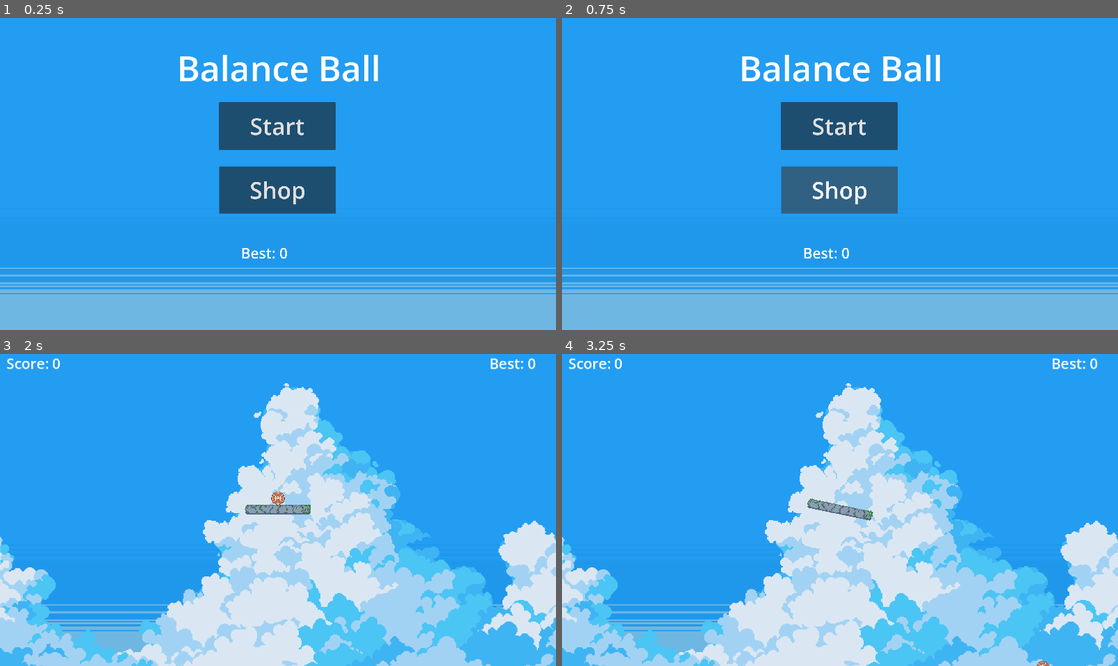
Above: before the commit, frames 1-4 (two rows, left to right).
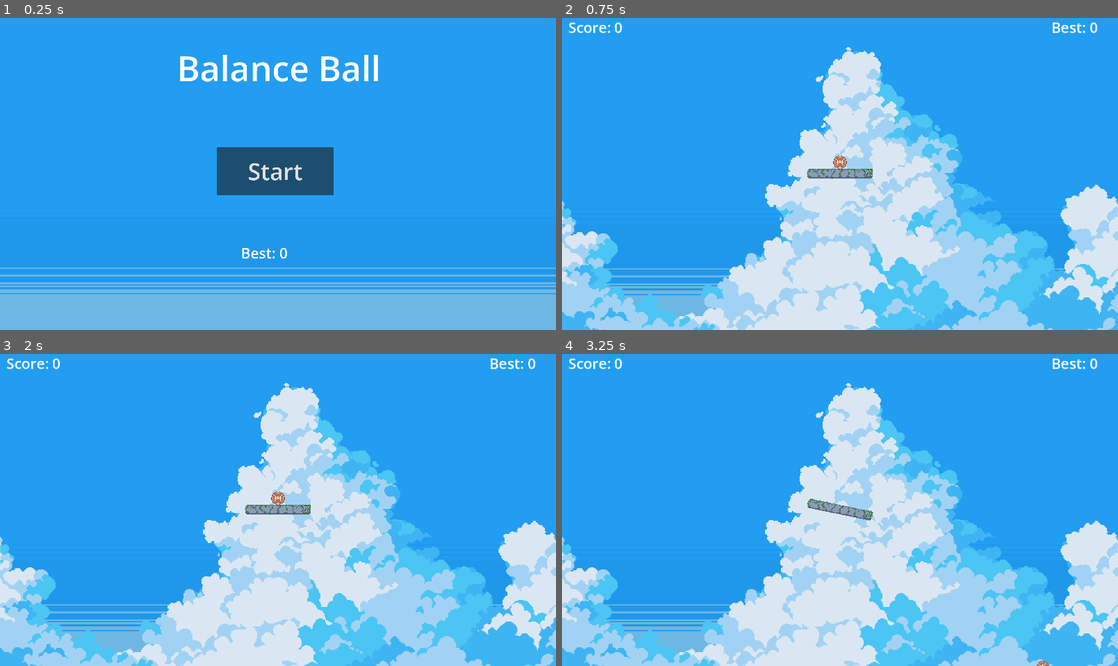
Above: after the commit, the same moments.

Repository: Mai-Anshhh/BalanceBall
Game: Godot game, scene res://scene/main_menu.tscn
The game is run twice, just before and just after one commit, with the same random seed, the same clock (stepped at 60 frames per second) and the same inputs.
Inputs (mouse positions are in pixels of both pictures, inside the frame that each line leads up to):
- Up to frame 1 (0.25 s): no input
- Up to frame 2 (0.75 s): click (840, 189) at 0.5 s, where only the run before the commit has a clickable "Shop"
- Up to frame 3 (2 s): click (278, 463) at 1.25 s, where only the run before the commit has a clickable "Start"
- Up to frame 4 (3.25 s): tap Enter at 2 s; move the mouse to (962, 494) at 2.02 s; hold Right (ui_right) 2.03-2.78 s; tap Alt at 2.1 s; click (962, 494) at 2.17 s; move the mouse to (728, 525) at 2.77 s; hold Down from 2.78 s (still down); tap Shift at 2.85 s

The runs differ from the first frame. In frame 1, 5.8% of the frame differs, in the area x 39-61%, y 26-63%; in frame 2, 44%, in the area x 0-100%, y 1-100%; in frame 3, less than 0.1%; in frame 4, less than 0.1%.

Commit message:
added sound

Diff:
--- a/project.godot
+++ b/project.godot
@@ -18,6 +18,7 @@
 [autoload]
 
 Global="*uid://cug4gso05b2it"
+Bg="*uid://de7rynjtf1dmx"
 
 [display]
 
--- /dev/null
+++ b/scene/bg.tscn
@@ -0,0 +1,9 @@
+[gd_scene format=3 uid="uid://de7rynjtf1dmx"]
+
+[ext_resource type="AudioStream" uid="uid://tq214eqwt3t1" path="res://assets/Bird's Song.wav" id="1_b3ra5"]
+
+[node name="bg" type="Node2D" unique_id=78773825]
+
+[node name="Bird\'sSong" type="AudioStreamPlayer" parent="." unique_id=19038358]
+stream = ExtResource("1_b3ra5")
+autoplay = true
--- a/scene/main_menu.tscn
+++ b/scene/main_menu.tscn
@@ -19,14 +19,15 @@
 
 [node name="start" type="Button" parent="button_manager" unique_id=1185628480]
 layout_mode = 0
-offset_left = 756.0
-offset_top = 293.0
-offset_right = 1159.0172
-offset_bottom = 458.0
+offset_left = 749.0
+offset_top = 449.0
+offset_right = 1152.0172
+offset_bottom = 614.0
 theme_override_font_sizes/font_size = 80
 text = "Start"
 
 [node name="quit" type="Button" parent="button_manager" unique_id=256253280]
+visible = false
 layout_mode = 0
 offset_left = 757.0
 offset_top = 515.0
--- /dev/null
+++ b/scene/shop_menu.tscn
@@ -0,0 +1,44 @@
+[gd_scene format=3 uid="uid://dmwycqa1fqrk1"]
+
+[ext_resource type="Texture2D" uid="uid://c2tdfsnu2r0gg" path="res://icon.svg" id="1_t4dkq"]
+
+[node name="shop_menu" type="Node2D" unique_id=1439467453]
+
+[node name="Button" type="Button" parent="." unique_id=1773811046]
+offset_left = 487.0
+offset_top = 765.0
+offset_right = 667.0
+offset_bottom = 835.0
+text = "Buy"
+
+[node name="Button2" type="Button" parent="." unique_id=127191203]
+offset_left = 746.0
+offset_top = 765.0
+offset_right = 926.0
+offset_bottom = 835.0
+text = "Buy"
+
+[node name="Button3" type="Button" parent="." unique_id=939093844]
+offset_left = 999.0
+offset_top = 765.0
+offset_right = 1179.0
+offset_bottom = 835.0
+text = "Buy"
+
+[node name="Button4" type="Button" parent="." unique_id=1023656332]
+offset_left = 1245.0
+offset_top = 765.0
+offset_right = 1425.0
+offset_bottom = 835.0
+text = "Buy"
+
+[node name="Label" type="Label" parent="." unique_id=448302695]
+offset_left = 973.0
+offset_top = 57.0
+offset_right = 1013.0
+offset_bottom = 80.0
+text = "Shop"
+
+[node name="Icon" type="Sprite2D" parent="." unique_id=1167430363]
+position = Vector2(571, 659)
+texture = ExtResource("1_t4dkq")
Empty file added: deathscreen.gd
Not shown, added: deathscreen.gd.uid
